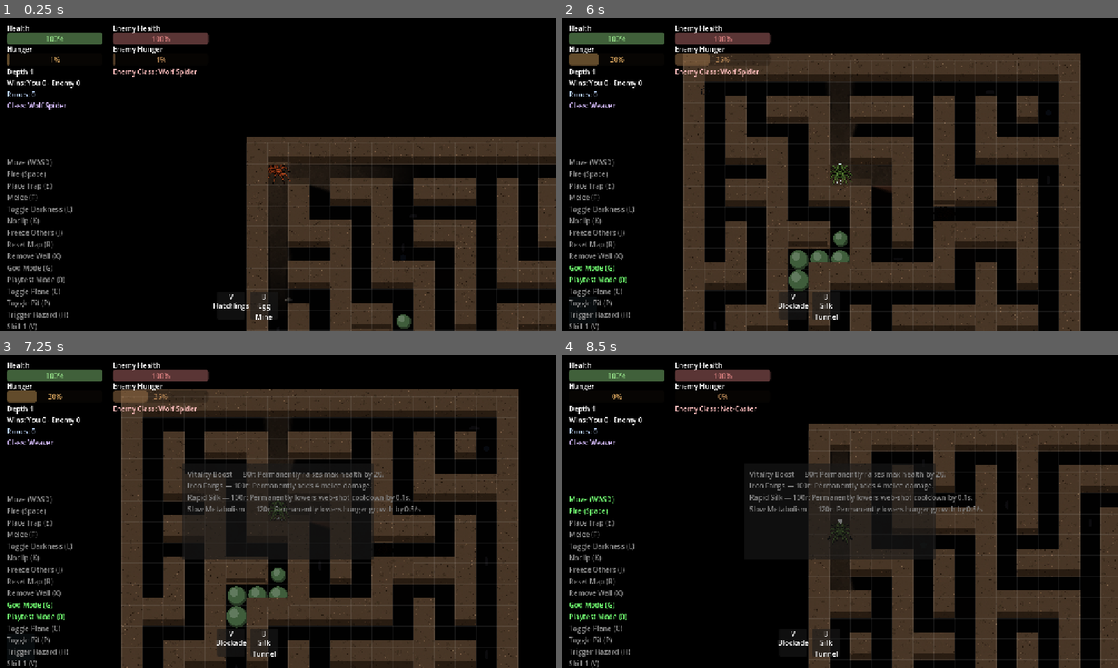
Above: before the commit, frames 1-4 (two rows, left to right).
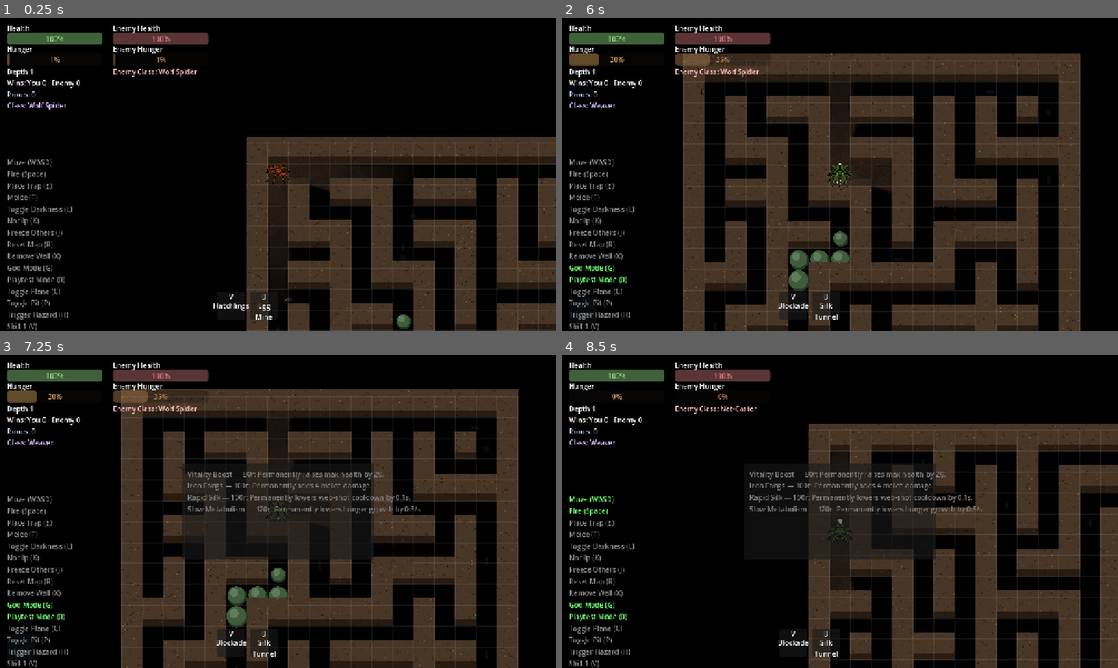
Above: after the commit, the same moments.

Repository: ehix/burrow
Game: Godot game, scene res://world/world.tscn
The game is run twice, just before and just after one commit, with the same random seed, the same clock (stepped at 60 frames per second) and the same inputs.
Inputs (mouse positions are in pixels of both pictures, inside the frame that each line leads up to):
- Up to frame 1 (0.25 s): no input
- Up to frame 2 (6 s): tap Enter at 0.5 s; move the mouse to (962, 158) at 0.52 s; hold D (move_right) 0.53-1.25 s; hold Space (fire) 0.53-1.25 s; click (962, 158) at 0.67 s; tap 5 (toggle_shop) at 0.77, 3.77 s; drag from (728, 190) to (878, 259) at 1.27 s; move the mouse to (895, 105) at 2.02 s; hold D (move_right) 2.03-2.75 s; hold Q (cycle_class) 2.03-2.75 s; tap Space (fire) at 2.3, 3.8, 5.3 s; drag from (812, 237) to (862, 174) at 2.77 s; move the mouse to (1006, 221) at 3.52 s; hold A (move_left) 3.53-4.25 s; hold G (dev_god_mode) 3.53-4.25 s; drag from (673, 127) to (817, 174) at 4.27 s; move the mouse to (867, 174) at 5.02 s; hold S (move_down) 5.03-5.75 s; hold 0 (dev_playtest_mode) 5.03-5.75 s; click (867, 174) at 5.17 s; drag from (756, 96) to (728, 190) at 5.77 s
- Up to frame 3 (7.25 s): move the mouse to (400, 495) at 6.52 s; hold 1 (buy_upgrade_1) from 6.53 s (still down); hold P (dev_toggle_pit) from 6.53 s (still down); tap 5 (toggle_shop) at 6.77 s; tap Space (fire) at 6.8 s
- Up to frame 4 (8.5 s): release 1 (buy_upgrade_1) at 7.25 s; release P (dev_toggle_pit) at 7.25 s; tap R (dev_reset_map) at 7.25, 8 s; drag from (728, 527) to (945, 552) at 7.27 s; move the mouse to (895, 442) at 8.02 s; hold S (move_down) from 8.03 s (still down); hold Space (fire) from 8.03 s (still down)

The runs differ from the first frame. In frame 1, less than 0.1% of the frame differs, in the area x 47-71%, y 46-100%; in frame 2, less than 0.1%, in the area x 40-71%, y 46-87%; in frame 3, less than 0.1%; in frame 4, less than 0.1%.

Commit message:
Revert "WallOverdrawMask: repaint any neighbor wall an oversized sprite bleeds into"
This reverts commit fe83811334af1f2c5f7bcbef46b7d7ecf6c81ff2.

Broke the rest of the occlusion system in real play (user report): the
new always-opaque pass fires for ANY occludable entity -- including the
player itself -- standing near ANY wall, with no fade/distance
consideration at all. That directly undermines the existing fade-near-
player design the whole file exists to preserve ("occlude the player
too, but don't make it hard to see") -- walls right next to the player
now got opaque patches slapped over them unconditionally, wherever the
player's own oversized sprite happens to overlap a neighbor wall tile,
which is most of the time given a 56px sprite on a 48px tile.

My own testing (a synthetic scratch scene with hand-placed walls) didn't
catch this because it never checked the fade-near-player case -- it
verified occlusion correctness for a stationary enemy far from the fade
centre, never the player's own proximity to a wall it's standing beside.

Reverting whole rather than patching in place, to get back to known-good
behavior before reassessing the actual fix -- most likely shrinking
SPRITE_TARGET_EXTENT_PX back down closer to tile size instead of
extending occlusion further, per the simpler alternative already
discussed but not yet taken.

Diff:
--- a/tests/test_wall_overdraw_mask.gd
+++ b/tests/test_wall_overdraw_mask.gd
@@ -365,61 +365,6 @@
 		"must reach at least as far as half the enemy's own normalized sprite size")
 
 
-## plain_wall_overlap_rect(): the deeper fix for "legs bleed through walls"
-## surviving the ENTITY_VISUAL_HALF_EXTENT/_straddled_columns fix above --
-## that fix only ever covers the ONE plane-specific direction's overdraw
-## SLIVER (a fixed wall_overdraw_height=16px band), but a 28px half-extent
-## can reach further than 16px past the shared boundary, into the wall's
-## own actual tile -- and a plain SIDE wall (east/west, or the "other"
-## north/south neighbor) has no sliver/overdraw mechanic at all, so nothing
-## previously covered it in any direction. Unlike wall_occludes_extent()
-## (which checks against the sliver, fading near the player), this checks
-## overlap against the wall's own real tile bounds -- always fully opaque,
-## since a wall's own top/front face never fades, only its overdraw sliver
-## does (see MazeRenderer._draw_wall_ground()/_ceiling()).
-func test_plain_wall_overlap_rect_is_null_when_nowhere_near_the_wall_tile() -> void:
-	var rect = WallOverdrawMask.plain_wall_overlap_rect(Vector2(500, 500), 28.0, Vector2i(2, 2), 48)
-	assert_eq(rect, null)
-
-
-func test_plain_wall_overlap_rect_covers_the_overlap_when_the_sprite_bleeds_past_a_shared_boundary() -> void:
-	# Entity dead-centre of tile (2,1) -- y=1*48+24=72. Wall tile (2,2) starts
-	# at y=96. With a 28px half-extent the entity reaches down to y=100,
-	# 4px past the boundary into the wall's own tile.
-	var rect = WallOverdrawMask.plain_wall_overlap_rect(Vector2(120, 72), 28.0, Vector2i(2, 2), 48)
-	assert_eq(rect, Rect2(96, 96, 48, 4))
-
-
-func test_plain_wall_overlap_rect_covers_a_side_wall_the_sprite_bleeds_into() -> void:
-	# Entity dead-centre of tile (2,1) -- x=2*48+24=120, y=1*48+24=72. Wall
-	# tile (3,1) (the tile immediately EAST) spans x=[144,192), y=[48,96).
-	# With a 28px half-extent the entity reaches out to x=148 (4px past the
-	# x boundary into that side wall) and y=[44,100] vertically, clamped to
-	# the wall tile's own y-range [48,96] since the entity's own tile (1)
-	# is entirely above y=48 -- the overlap is only the sliver actually
-	# inside the wall tile's bounds, not the entity's full reach.
-	var rect = WallOverdrawMask.plain_wall_overlap_rect(Vector2(120, 72), 28.0, Vector2i(3, 1), 48)
-	assert_eq(rect, Rect2(144, 48, 4, 48))
-
-
-func test_plain_wall_overlap_paints_repaints_a_side_wall_the_player_bleeds_into() -> void:
-	var level := _make_level()
-	var entity_tile := Vector2i(2, 1)
-	var side_wall := Vector2i(3, 1) # immediately east
-	level.maze.set_open(entity_tile.x, entity_tile.y)
-	level.maze.set_wall(side_wall.x, side_wall.y)
-	# Everything else out of range, so only this one straddle can fire.
-	level.enemy.global_position = level.tile_centre(Vector2i(50, 50))
-	level.player.global_position = level.tile_centre(entity_tile)
-
-	var paints := _mask_of(level)._plain_wall_overlap_paints()
-
-	var tiles: Array[Vector2i] = []
-	for paint in paints:
-		tiles.append(paint.tile)
-	assert_true(tiles.has(side_wall), "the side wall the player's oversized sprite bleeds into gets repainted")
-
-
 func test_draw_does_not_error_on_ceiling_plane_with_a_centipede_segment_present() -> void:
 	var level := _make_level()
 	level._renderer.set_active_plane(Level.Layer.CEILING)
--- a/world/maze/wall_overdraw_mask.gd
+++ b/world/maze/wall_overdraw_mask.gd
@@ -30,18 +30,6 @@
 ## only -- both of which left every *other* wall on the map fully opaque
 ## regardless of how close the player actually was to it, an inconsistency
 ## that had nothing to do with the entity standing there.)
-##
-## Second pass added 2026-07-21 (playtest finding, after Player/Enemy's
-## normalized sprite size grew to 56px, bigger than one 48px tile): the
-## fading sliver repaint above only ever covers the ONE plane-specific
-## direction a wall's overdraw can poke into, and only out to its own fixed
-## 16px height -- a plain SIDE wall (or an entity reaching further than
-## that 16px past a shared boundary) had nothing repainting it at all, so
-## an oversized sprite's leg tips still visibly bled onto/through walls in
-## every other direction. See plain_wall_overlap_rect()/_plain_wall_
-## overlap_paints()'s own doc comments for the fix -- always full opacity,
-## since (unlike the sliver) a wall's own top/front face never fades
-## regardless of the player's distance from it.
 
 ## See MazeRenderer.ENTITY_VISUAL_HALF_EXTENT's own doc comment.
 const ENTITY_VISUAL_HALF_EXTENT := MazeRenderer.ENTITY_VISUAL_HALF_EXTENT
@@ -87,8 +75,6 @@
 	var colors := _occluded_wall_tile_colors()
 	for wall_tile in colors:
 		TileTextureVariant.draw_varied(self, _renderer.wall_texture(), _renderer.overdraw_rect_for(wall_tile), wall_tile, colors[wall_tile])
-	for paint in _plain_wall_overlap_paints():
-		TileTextureVariant.draw_varied(self, _renderer.wall_texture(), paint.rect, paint.tile, paint.color)
 
 
 ## Every wall tile currently occluding at least one entity, mapped to the
@@ -153,73 +139,6 @@
 	return Color(color, color.a * _renderer.overdraw_alpha_for(wall_tile))
 
 
-## The exact overlap rectangle between an entity's square bounding box
-## (position +/- half_extent in both axes) and wall_tile's own actual tile
-## bounds, or null if they don't overlap at all. A pure function so it's
-## directly unit-testable without a scene tree.
-##
-## Deliberately distinct from wall_occludes_extent()/_ceiling(), which check
-## overlap against a wall's OVERDRAW SLIVER (a fixed wall_overdraw_height=
-## 16px band poking into the entity's own tile, fading near the player) --
-## this checks overlap against the wall's own real tile, which never fades
-## regardless of distance (MazeRenderer._draw_wall_ground()/_ceiling() only
-## ever modulates the sliver's own alpha, never the tile's own top/front
-## face). Needed for two gaps the sliver check alone can't cover, both only
-## exposed once Player/Enemy's normalized sprite size (56px,
-## SPRITE_TARGET_EXTENT_PX) grew bigger than one 48px tile:
-## 1. A plain SIDE wall (east/west of an entity, or the "other" north/south
-##    neighbor beyond the one plane-relevant overdraw direction) has no
-##    sliver/overdraw mechanic at all -- nothing previously repainted it.
-## 2. Even in the one direction the sliver DOES cover, the sliver rect
-##    itself is a fixed 16px band; a 28px half-extent can reach further
-##    than that past the shared boundary, bleeding into the wall's own
-##    actual tile beyond what the sliver repaint covers.
-## Both read as leg tips visibly poking through/onto a wall (playtest
-## finding) even while the entity itself is correctly hidden by fog-of-war.
-static func plain_wall_overlap_rect(position: Vector2, half_extent: float, wall_tile: Vector2i, tile_size: int) -> Variant:
-	var tile_left := float(wall_tile.x) * tile_size
-	var tile_top := float(wall_tile.y) * tile_size
-	var left := maxf(position.x - half_extent, tile_left)
-	var top := maxf(position.y - half_extent, tile_top)
-	var right := minf(position.x + half_extent, tile_left + tile_size)
-	var bottom := minf(position.y + half_extent, tile_top + tile_size)
-	if right <= left or bottom <= top:
-		return null
-	return Rect2(left, top, right - left, bottom - top)
-
-
-## Every wall tile (any of an occludable entity's own tile's 4 cardinal
-## neighbors, not just the plane-specific overdraw direction) whose own
-## tile body an oversized sprite bleeds into, each paired with the exact
-## overlap rect to repaint -- always at full opacity (color.a implicit 1.0
-## via tinted_wall_top_face_color()), since a wall's own top/front face
-## never fades regardless of distance from the player, unlike its overdraw
-## sliver (handled separately by _occluded_wall_tile_colors()). No
-## poked_into_tile_is_open()-style seam guard is needed here the way the
-## sliver pass needs one: that guard exists because the sliver pass
-## speculates about a tile the wall's overdraw pokes INTO; this pass only
-## ever repaints a tile already confirmed to be a real wall
-## (maze.is_open() false), never a tile beyond it.
-const _CARDINAL_OFFSETS: Array[Vector2i] = [Vector2i(0, -1), Vector2i(0, 1), Vector2i(-1, 0), Vector2i(1, 0)]
-
-
-func _plain_wall_overlap_paints() -> Array:
-	var maze := _level.maze
-	var paints := []
-	for entity in _occludable_entities():
-		var position: Vector2 = entity.global_position
-		var entity_tile := _level.tile_of(position)
-		for offset in _CARDINAL_OFFSETS:
-			var wall_tile: Vector2i = entity_tile + offset
-			if maze.is_open(wall_tile.x, wall_tile.y):
-				continue
-			var rect = plain_wall_overlap_rect(position, ENTITY_VISUAL_HALF_EXTENT, wall_tile, Level.TILE_SIZE)
-			if rect == null:
-				continue
-			paints.append({"tile": wall_tile, "rect": rect, "color": _renderer.tinted_wall_top_face_color()})
-	return paints
-
-
 ## Every wall-tile x-column an entity's sprite could visually overlap at
 ## `position_x`, given its horizontal half-extent -- returns every column
 ## from left_col to right_col inclusive, not just the two endpoints: usually
